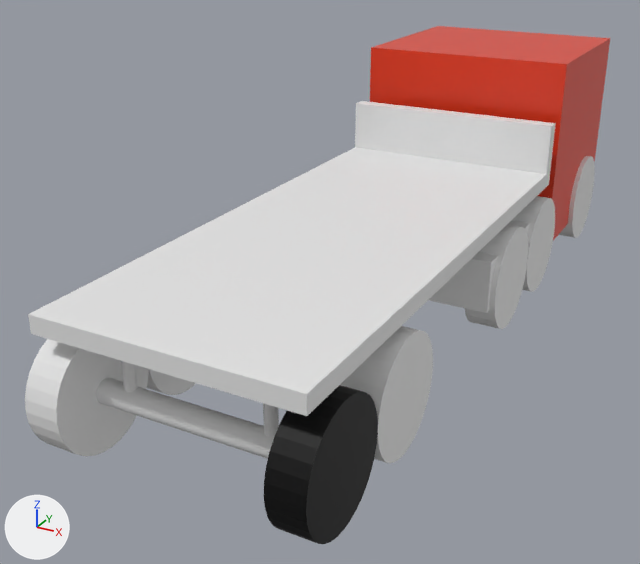
Renders of the glTF model AmazonSimulatie/target/classes/static/models/truck/scene.gltf from each side of a commit.
Camera for both pictures: a 50 mm lens placed at (3.75, -11.99, 4.5), pointed at (-0.62, -4.05, 0.53). The lights are fixed; the arrows at lower left show +X, +Y and +Z. Where no turn or scale is listed for an object, it has been applied to the vertices.
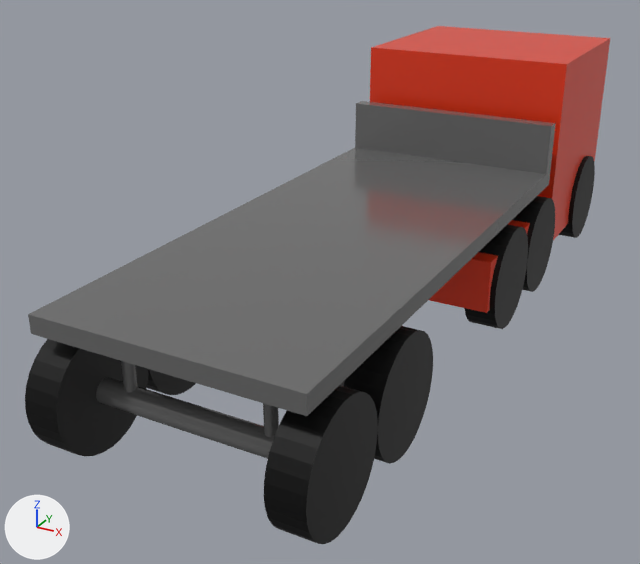
Boxes (x1, y1, x2, y2) around the edits, measured in the pictures (640 x 564 px):
'Cube.002', recoloured (white to grey)
    both: (28, 147, 550, 416)
'Cube', recoloured, surface changed
    both: (370, 47, 596, 240)
'Cylinder.008', recoloured, surface changed
    both: (268, 385, 378, 461)
'Cube.003', recoloured (white to grey)
    both: (355, 101, 556, 174)
'Cylinder.007', recoloured (grey to black)
    both: (25, 339, 148, 457)
'Cylinder.009', recoloured (grey to black)
    both: (344, 326, 433, 464)
'Cylinder.010', recoloured
    both: (96, 378, 275, 459)
'Cylinder.005', recoloured (grey to black)
    both: (464, 224, 528, 329)
'Cube.001', recoloured, surface changed (grey to red)
    both: (429, 220, 530, 313)
'Cylinder.004', recoloured (grey to black)
    both: (512, 196, 555, 292)
'Cylinder', recoloured (grey to black)
    both: (559, 156, 595, 238)
'Cylinder.006', recoloured (grey to black)
    both: (147, 369, 196, 395)
'Cylinder.013', recoloured (grey to black)
    both: (263, 403, 279, 437)
'Cylinder.012', recoloured (grey to black)
    both: (121, 361, 138, 392)

What the commit changed:
Material 'Material.002' (mat_material_002) changes colour from black #000000 to red #e73919; in linear values from (0.0, 0.0, 0.0) to (0.8, 0.0415, 0.00968).
In material 'Material.002' (mat_material_002), roughness goes from 0.596 to 0.333.
Material 'Material' (mat_material) is new.
Its base color is (0.19, 0.19, 0.19) (grey #797979).
Its metallic is 0.369.
Its roughness is 0.152.
Material 'Material.003' (mat_material_003) is new.
Its base color is (0.0, 0.0, 0.0) (black #000000).
Its metallic is 0.34.
Its roughness is 0.596.
me_cube_002 has 8 vertices, 12 faces and spans x 0.06..2.6, y -1.59..0.72, z 0.35..2.66.
me_cube_002 no longer uses material mat_material_001 (red #e73919).
me_cube_002 now uses material mat_material_002 (red #e73919).
me_cube_003 has 8 vertices, 12 faces and spans x 0.06..2.6, y -3.9..-1.59, z 0.4..0.98.
me_cube_003 now uses material mat_material_002 (red #e73919).
me_cube_004 has 8 vertices, 12 faces and spans x 0.06..2.6, y -7.77..-1.83, z 1.26..1.43.
me_cube_004 now uses material mat_material (grey #797979).
me_cube_005 has 8 vertices, 12 faces and spans x 0.06..2.6, y -2.0..-1.83, z 1.43..2.01.
me_cube_005 now uses material mat_material (grey #797979).
me_cylinder has 64 vertices, 124 faces and spans x -2.0..0.0, y -1.0..1.0, z 0.0..2.0.
me_cylinder now uses material mat_material_003 (black #000000).
me_cylinder_001 has 64 vertices, 124 faces and spans x 2.312..2.659, y -3.844..-2.688, z 0.0..1.156.
me_cylinder_001 now uses material mat_material_003 (black #000000).
me_cylinder_002 has 64 vertices, 124 faces and spans x 0.0..0.347, y -6.734..-5.578, z 0.0..1.156.
me_cylinder_002 now uses material mat_material_003 (black #000000).
me_cylinder_003 has 64 vertices, 124 faces and spans x 0.0..0.347, y -7.89..-6.734, z 0.0..1.156.
me_cylinder_003 now uses material mat_material_003 (black #000000).
me_cylinder_005 has 64 vertices, 124 faces and spans x 2.312..2.659, y -6.734..-5.578, z 0.0..1.156.
me_cylinder_005 now uses material mat_material_003 (black #000000).
me_cylinder_006 has 64 vertices, 124 faces and spans x 0.35..2.31, y -7.43..-7.2, z 0.46..0.69.
me_cylinder_006 now uses material mat_material (grey #797979).
me_cylinder_008 has 64 vertices, 124 faces and spans x 0.578..0.694, y -7.37..-7.254, z 0.565..1.259.
me_cylinder_008 now uses material mat_material (grey #797979).
me_cylinder_009 has 64 vertices, 124 faces and spans x 1.965..2.081, y -7.37..-7.254, z 0.565..1.259.
me_cylinder_009 now uses material mat_material (grey #797979).
